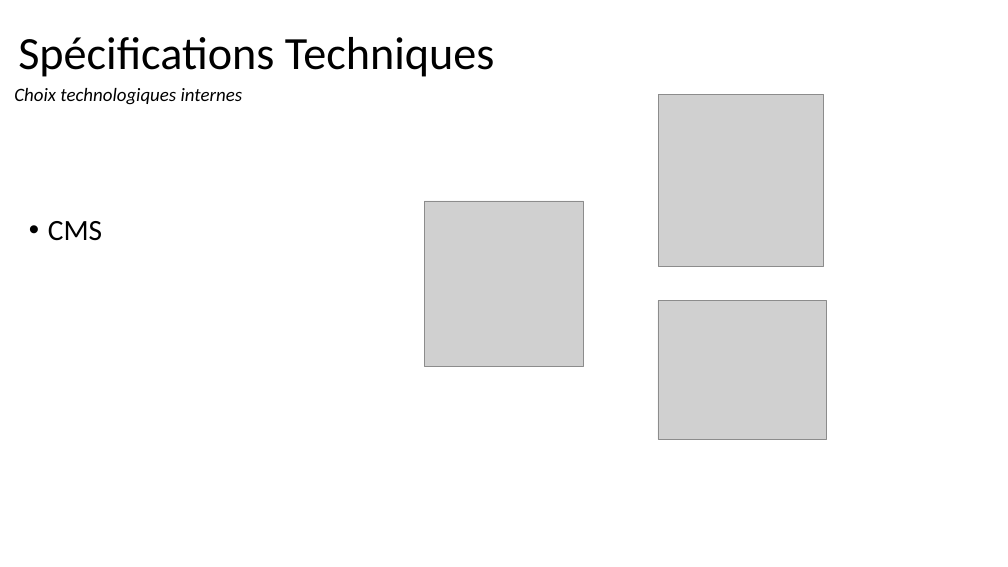
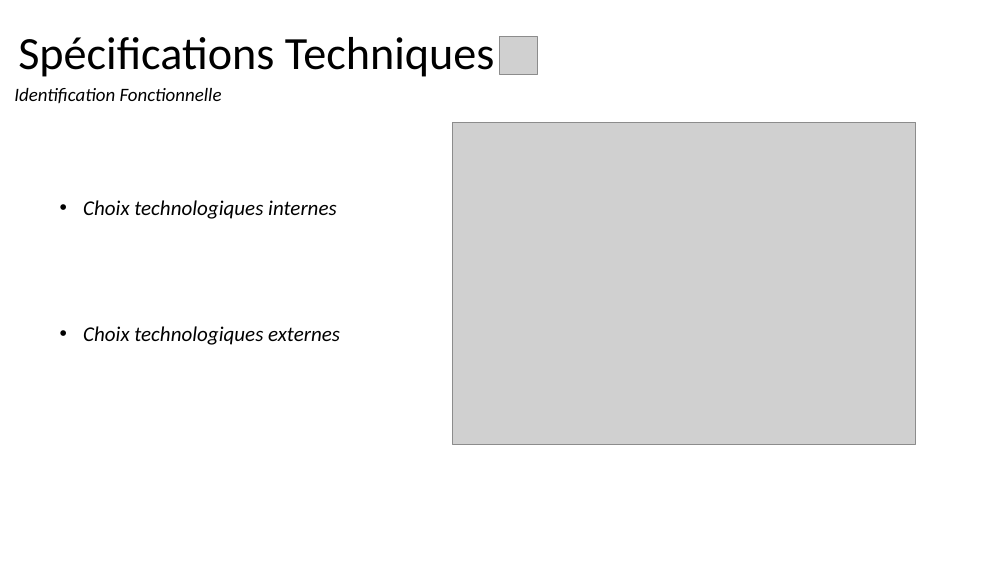
Before and after one commit to StephenAOGOLO/P4_Analysez_les_besoins, a slide deck: slide 8 of Projet_4_Solution_fonctionnelle_et_technique.pptx (slide 14 before the commit). Drawn at 1008x567 pixels with LibreOffice and Linux fonts; fonts in the diff are those of the drawing; grey boxes stand for pictures. Boxes give left, top, right and bottom in pixels: in the first picture for what was removed or moved away, otherwise in the second. Text is boxed around its words. In the diff, an @@ line names an element or a change of style, - is before the commit and + after.

```diff
--- a/Projet_4_Solution_fonctionnelle_et_technique.pptx
+++ b/Projet_4_Solution_fonctionnelle_et_technique.pptx
@@ picture added at (499,36,538,75) @@
@@ text at (14,88,222,103): text changed @@
-Choix technologiques internes
+Identification Fonctionnelle
@@ picture removed at (658,95,823,267) @@
@@ picture added at (453,123,916,445) @@
@@ text added at (83,200,340,345), 20 pt, text #000000, italic @@
+• Choix technologiques internes
+• Choix technologiques externes
@@ picture removed at (424,201,584,366) @@
@@ text removed at (48,221,102,241) @@
-• CMS
@@ picture removed at (658,301,827,439) @@
```
Also in this commit, not shown: 8 other slides changed, 7 slides added, 8 slides removed, 2 other files.
